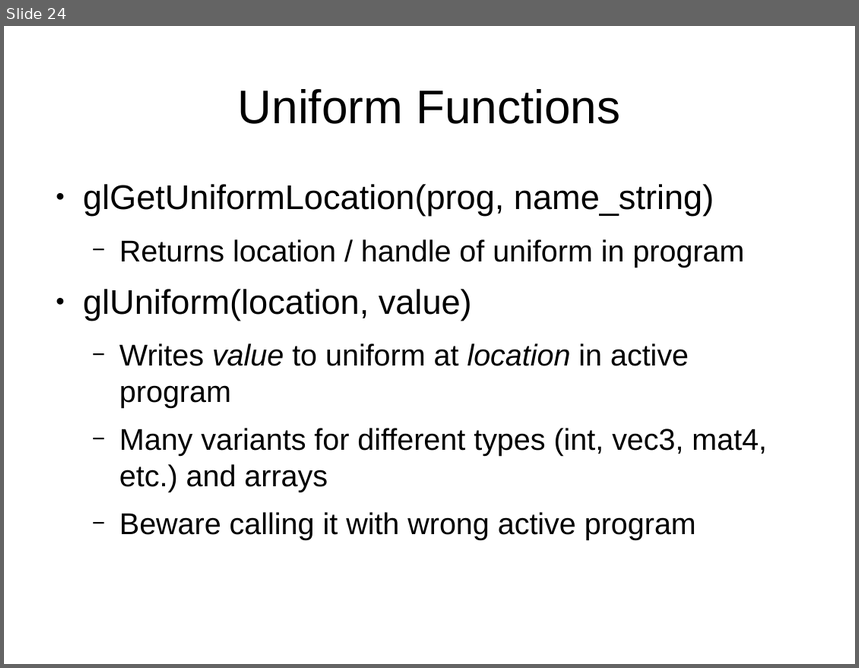
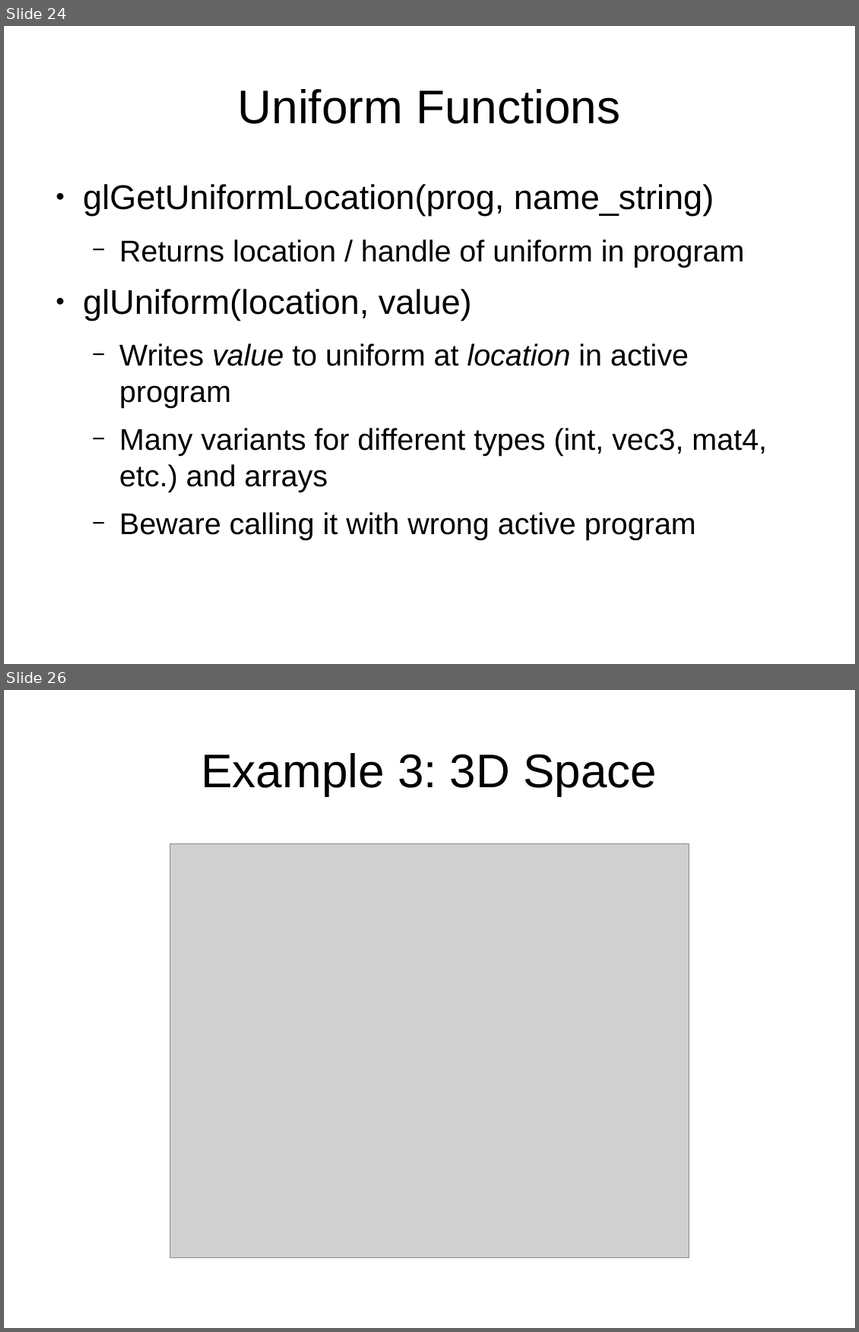
Before and after one commit to jayschwa/3d-opengl-presentation, a slide deck: Slides.odp. Shown one above the other, each under a label of ours: slide 24 before the commit, slides 24 and 26 after it; the slides between them are not shown. The pictures are 859x668 and 859x1332 pixels, drawn with LibreOffice and Linux fonts; fonts in the diff are those of the drawing; grey boxes stand for pictures. Boxes give left, top, right and bottom in pixels: in the first picture for what was removed or moved away, otherwise in the second. Text is boxed around its words. In the diff, an @@ line names an element or a change of style, - is before the commit and + after.

```diff
--- a/Slides.odp
+++ b/Slides.odp
@@ slide 26 added at [4,690,855,1328], background #FFFFFF @@
@@ title added at [201,753,657,796], 44 pt, text #000000 @@
+Example 3: 3D Space
@@ picture added at [170,844,689,1258] @@
```
Also in this commit, not shown: 1 slide changed, 7 other slides added.
